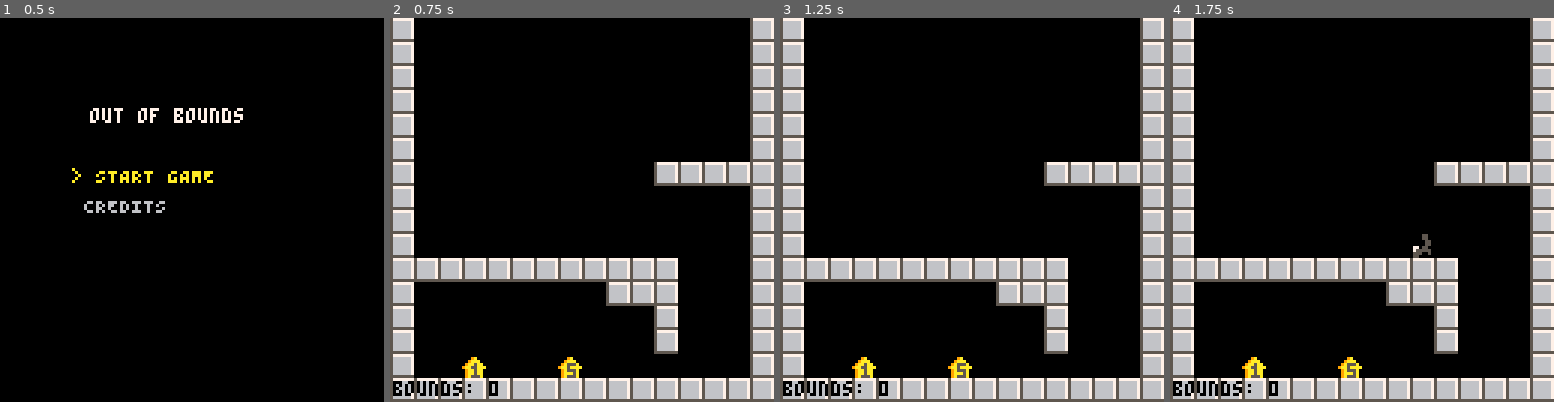
Above: before the commit, frames 1-4 (left to right).
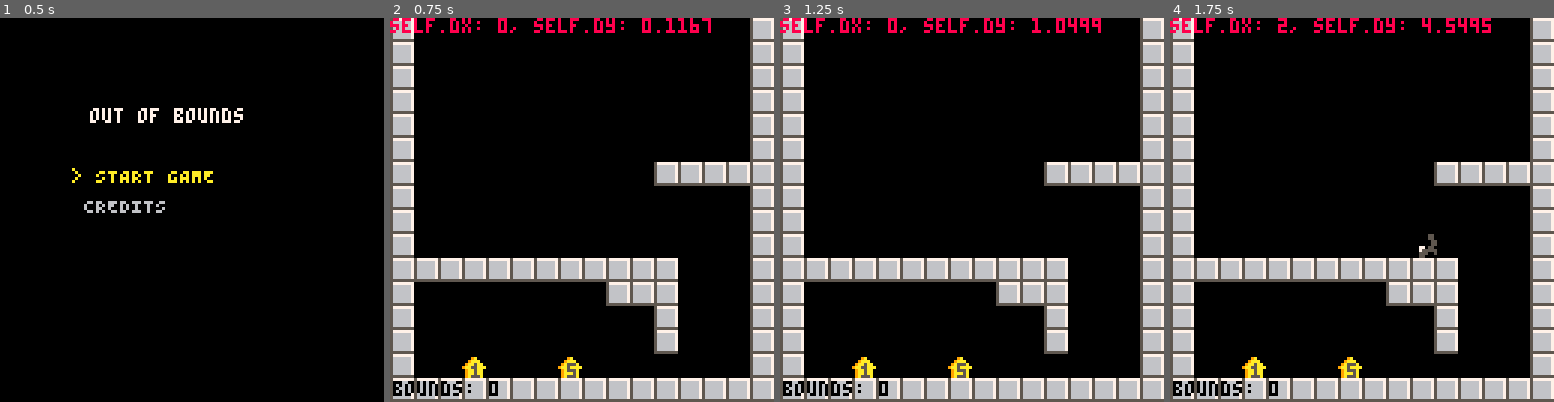
Above: after the commit, the same moments.

Repository: bardunbar/ggj-21
Game: PICO-8 cartridge carts/ggj-21.p8
Same seed, same stepped clock (60 frames per second), same inputs: the game is played once before the commit and once after it.
Inputs:
- Up to frame 1 (0.5 s): tap X (X key) at 0.33 s
- Up to frame 2 (0.75 s): tap O (Z key) at 0.7 s
- Up to frame 3 (1.25 s): tap X (X key) at 1.07 s
- Up to frame 4 (1.75 s): hold Right from 1.6 s (still down); tap O (Z key) at 1.7 s

Frame 1 is identical in both runs. In frame 2, 1.1% of the frame differs, in the area x 0-84%, y 0-4%; in frame 3, 1.1%; in frame 4, 1.3%, in the area x 0-84%, y 0-63%.

Commit message:
Fixed player collision bug

Diff:
--- a/carts/player.lua
+++ b/carts/player.lua
@@ -108,16 +108,12 @@
 end
 
 function player:solveCollisions(startx, starty)
+
     local xoffset=0
     if self.dx>0 then xoffset=7 end
 
-    local h=mget((self.x + xoffset) / 8, (self.y + 7) / 8)
+    local h=mget((self.x + xoffset) / 8, (self.y + 4) / 8)
     if fget(h,0) then
-        --they hit a wall so move them
-        --back to their original pos.
-        --it should really move them to
-        --the edge of the wall but this
-        --mostly works and is simpler.
         self.x = startx
     end
 
@@ -130,11 +126,12 @@
 
     val = mget((self.x + 4)/8, self.y / 8)
     if fget(val, 0) then
-        self.y = starty
+        self.y = flr((self.y)/8 + 1)*8
         if self.curBound then
             self.curBound.yVelocity = 0
         end
     end
+
 end
 
 function player:processPickups()
@@ -203,6 +200,7 @@
     end
 
     -- Update Position
+
     self.x += self.dx
     self.y += self.dy
 
@@ -210,7 +208,7 @@
     self:processPickups()
 
     -- Set animation state variables
-    -- printDebug("self.dx: " .. self.dx .. ", self.dy: " .. self.dy)
+    printDebug("self.dx: " .. self.dx .. ", self.dy: " .. self.dy)
     self.direction = self.dx > 0 and 1 or self.dx < 0 and 0 or self.direction
     self.moving = self.dx ~= 0 or self.dy ~= 0
 end
